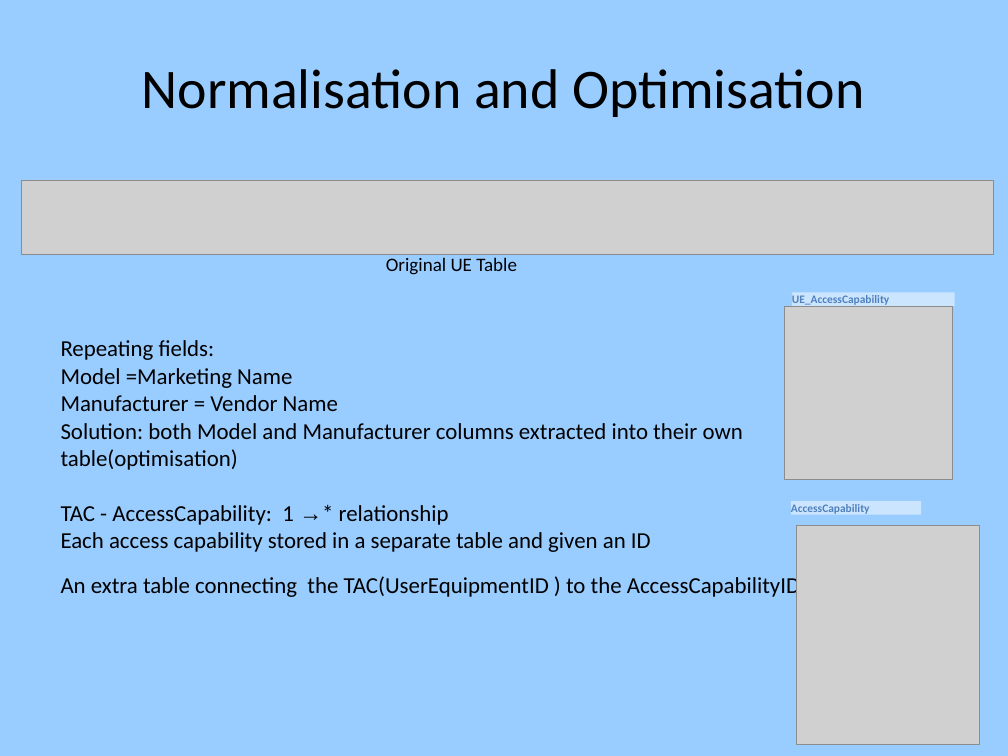
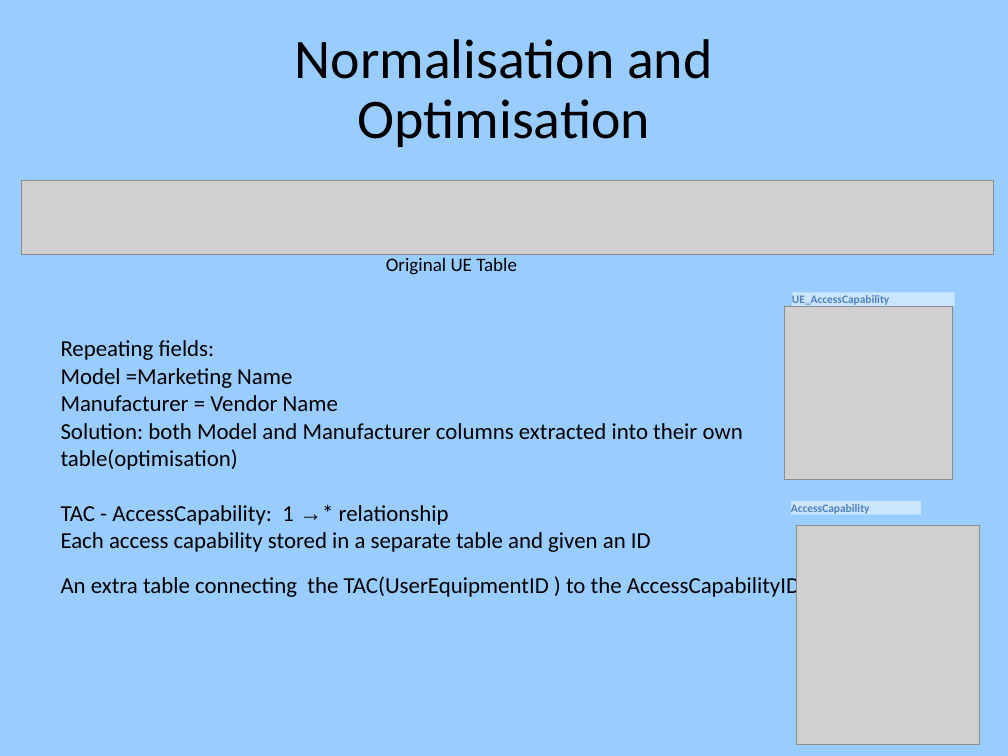
Before and after one commit to rednanor/GroupProject, a slide deck: slide 8 of Documentation/Group5presentation.odp (slide 9 before the commit). Drawn at 1008x756 pixels with LibreOffice and Linux fonts; fonts in the diff are those of the drawing; grey boxes stand for pictures; background and template pictures are left out. Boxes give left, top, right and bottom in pixels: in the first picture for what was removed or moved away, otherwise in the second. Text is boxed around its words. In the diff, an @@ line names an element or a change of style, - is before the commit and + after.

```diff
--- a/Documentation/Group5presentation.odp
+++ b/Documentation/Group5presentation.odp
@@ title "Normalisation and Optimisation": place and size @@
-title "Normalisation and Optimisation" at (142,69,865,117)
+title "Normalisation and Optimisation" at (295,39,712,147)
@@ title "Normalisation and Optimisation" at (295,39,712,147): line spacing 1 to 0.9 @@
```
Also in this commit, not shown: 3 other slides changed, 1 slide removed.
